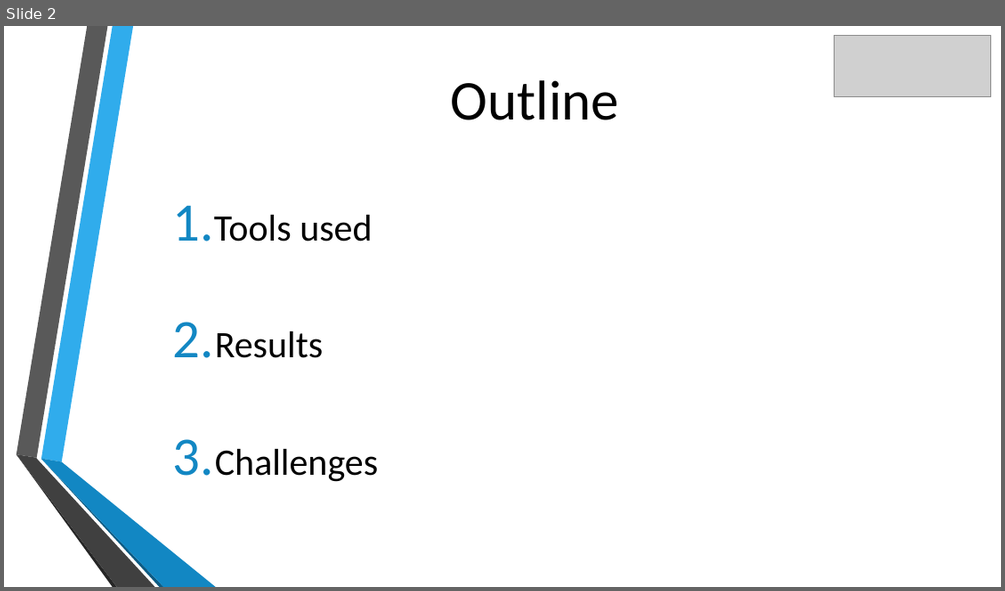
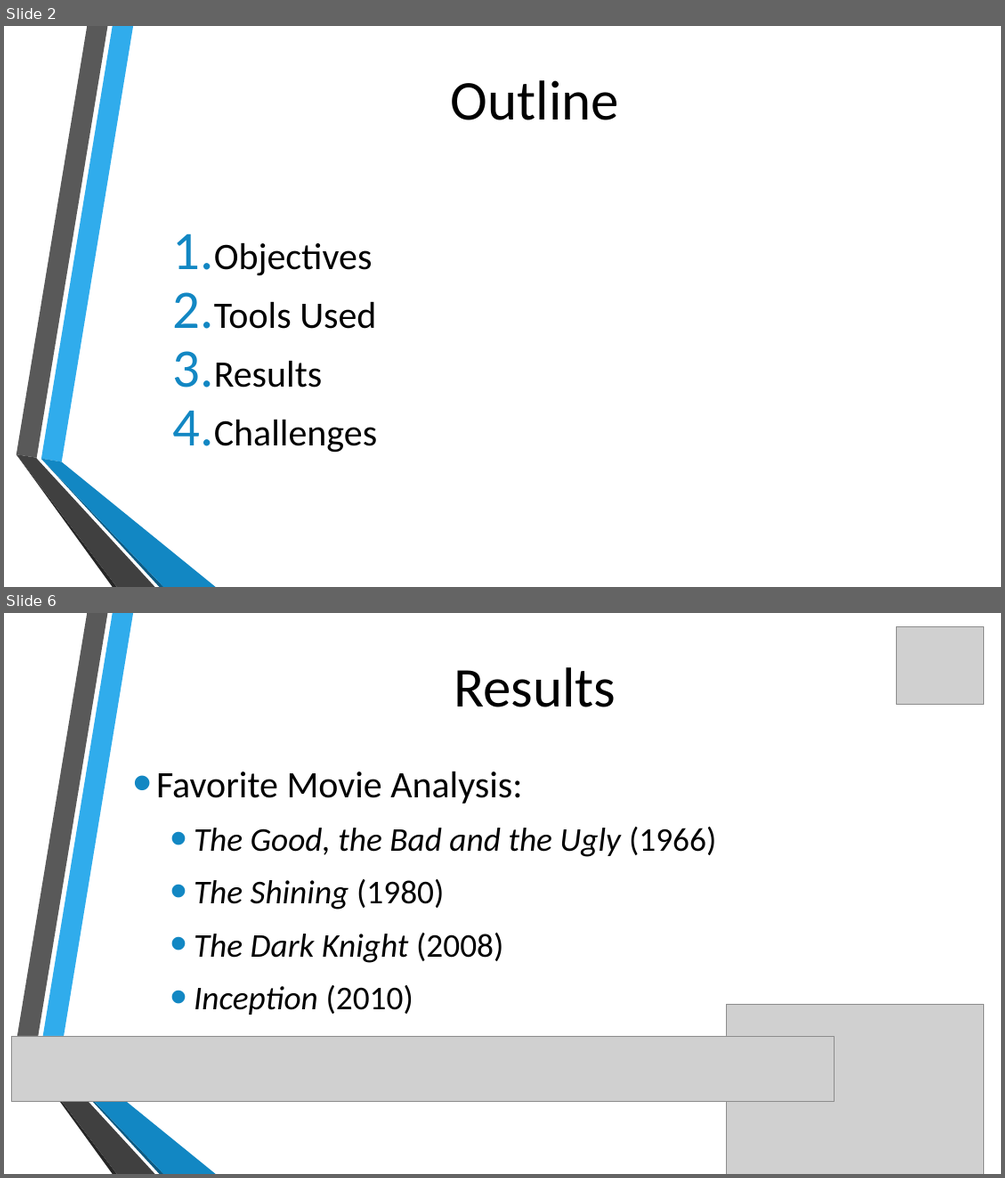
Before and after one commit to NB094/lighthouse-data-notes, a slide deck: Week_1/Day_4/Transport for London API Miniproject.pptx. Shown one above the other, each under a label of ours: slide 2 before the commit, slides 2 and 6 after it; the slides between them are not shown. The pictures are 1005x591 and 1005x1178 pixels, drawn with LibreOffice and Linux fonts; fonts in the diff are those of the drawing; grey boxes stand for pictures; background and template pictures are left out. Boxes give left, top, right and bottom in pixels: in the first picture for what was removed or moved away, otherwise in the second. Text is boxed around its words. In the diff, an @@ line names an element or a change of style, - is before the commit and + after.

```diff
--- a/Week_1/Day_4/Transport for London API Miniproject.pptx
+++ b/Week_1/Day_4/Transport for London API Miniproject.pptx
@@ slide 6 added at (x1=4, y1=613, x2=1001, y2=1174), background picture (left out); not listed: 6 template elements that a slide beside it also shows @@
@@ picture added at (x1=896, y1=626, x2=984, y2=705) @@
@@ title added at (x1=453, y1=667, x2=615, y2=707), 54 pt, text #000000 @@
+Results
@@ text added at (x1=156, y1=771, x2=716, y2=1014), 32 pt, text #000000, italic @@
+• Favorite Movie Analysis:
+  • The Good, the Bad and the Ugly (1966)
+  • The Shining (1980)
+  • The Dark Knight (2008)
+  • Inception (2010)
@@ picture added at (x1=727, y1=1004, x2=984, y2=1174) @@
@@ picture added at (x1=11, y1=1036, x2=834, y2=1102) @@
@@ slide 2 changed as well @@
@@ picture removed at (x1=834, y1=36, x2=991, y2=96) @@
@@ text at (x1=214, y1=243, x2=376, y2=329): text changed @@
-1. Tools used
+1. Objectives
+2. Tools Used
@@ text at (x1=214, y1=361, x2=377, y2=452): indent changed @@
```
Also in this commit, not shown: 2 other slides changed, 4 other slides added, 1 slide removed, 5 other files.
